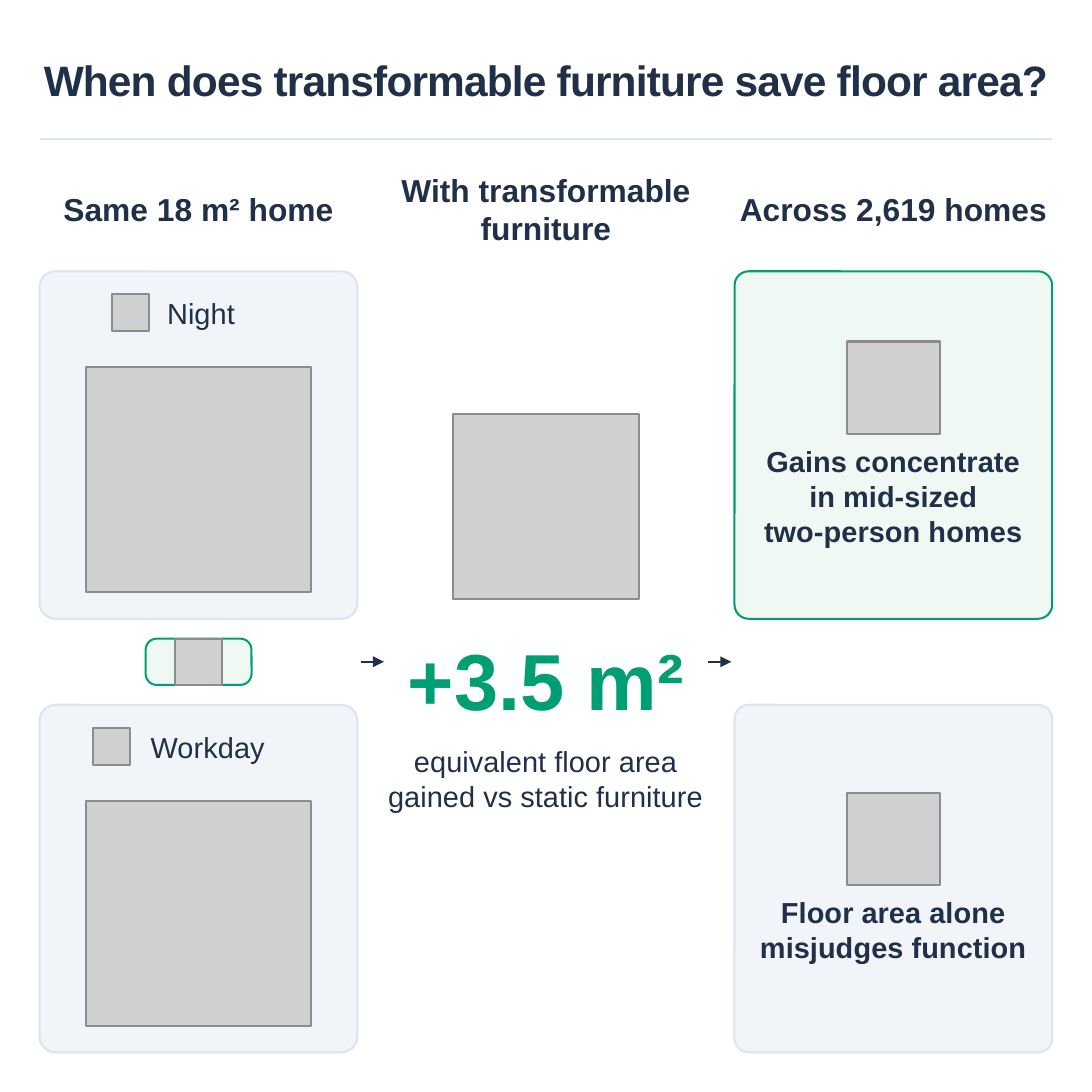
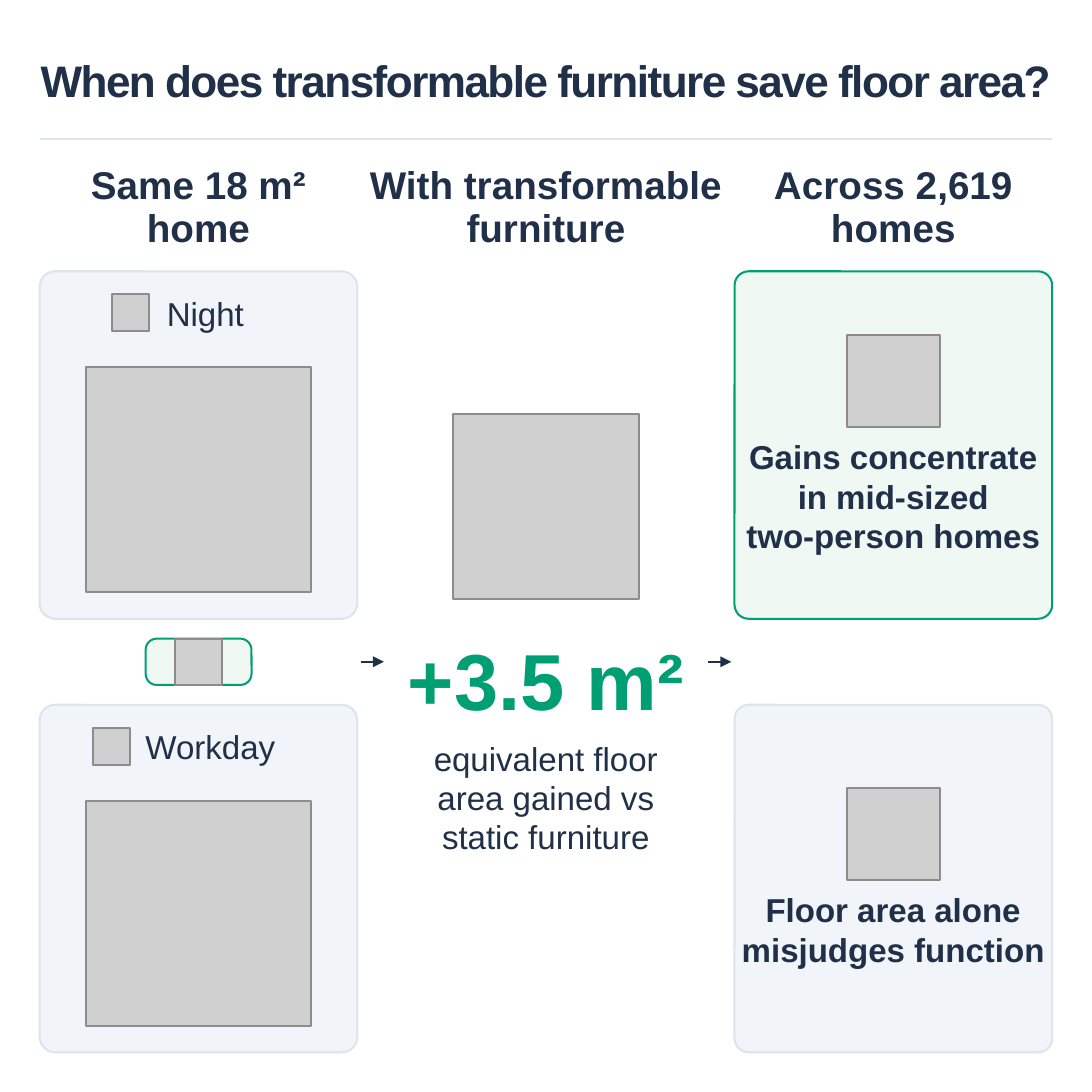
Before and after one commit to Casey-sketch-cyber/research, a slide deck: slide 1 of paper/figures/fig1/GraphicalAbstract.pptx. Drawn at 1092x1092 pixels with LibreOffice and Linux fonts; fonts in the diff are those of the drawing; grey boxes stand for pictures. Boxes give left, top, right and bottom in pixels: in the first picture for what was removed or moved away, otherwise in the second. Text is boxed around its words. In the diff, an @@ line names an element or a change of style, - is before the commit and + after.

```diff
--- a/paper/figures/fig1/GraphicalAbstract.pptx
+++ b/paper/figures/fig1/GraphicalAbstract.pptx
@@ text "When does transformable furniture save ..." at (x1=41, y1=65, x2=1050, y2=98): size 15.4 to 16 pt, letter spacing -0.3 to -0.6 pt @@
@@ text at (x1=91, y1=172, x2=305, y2=243): text changed; size 11.5 to 14 pt @@
-Same 18 m² home
+Same 18 m²
+home
@@ text "With transformable" moved from (x1=401, y1=179, x2=691, y2=241) to (x1=370, y1=171, x2=722, y2=243) @@
@@ text "With transformable" at (x1=370, y1=171, x2=722, y2=243): size 11.5 to 14 pt; line spacing 1 to 15.5pt @@
@@ text at (x1=774, y1=172, x2=1013, y2=243): text changed; size 11.5 to 14 pt @@
-Across 2,619 homes
+Across 2,619
+homes
@@ text "Night" at (x1=167, y1=302, x2=244, y2=332): size 10.6 to 12 pt @@
@@ picture moved from (x1=848, y1=341, x2=941, y2=435) to (x1=848, y1=336, x2=941, y2=429) @@
@@ text "Gains concentrate" at (x1=746, y1=445, x2=1040, y2=555): size 10.6 to 12 pt; line spacing 1 to 14.4pt @@
@@ text "Gains concentrate" moved from (x1=764, y1=451, x2=1022, y2=547) to (x1=746, y1=445, x2=1040, y2=555) @@
@@ text "Workday" at (x1=145, y1=735, x2=275, y2=766): size 10.6 to 12 pt @@
@@ text at (x1=434, y1=747, x2=657, y2=850): text changed; size 10.6 to 12 pt @@
-equivalent floor area
-gained vs static furniture
+equivalent floor
+area gained vs
+static furniture
@@ picture moved from (x1=848, y1=792, x2=941, y2=886) to (x1=848, y1=788, x2=941, y2=882) @@
@@ text "Floor area alone" moved from (x1=760, y1=902, x2=1026, y2=963) to (x1=742, y1=898, x2=1044, y2=969) @@
@@ text "Floor area alone" at (x1=742, y1=898, x2=1044, y2=969): size 10.6 to 12 pt; line spacing 1 to 14.4pt @@
```
Also in this commit, not shown: 41 other files.
